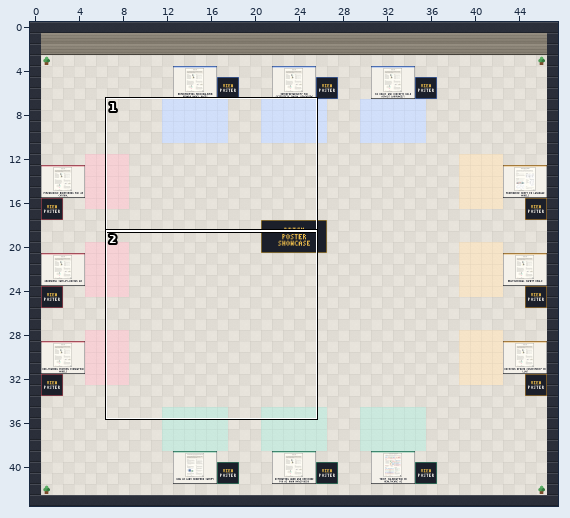
Tiled map (JSON): maps/hall.tmj. The first picture is a wide view before the edit; the outline marks the close-up.
Close-up. Old version:
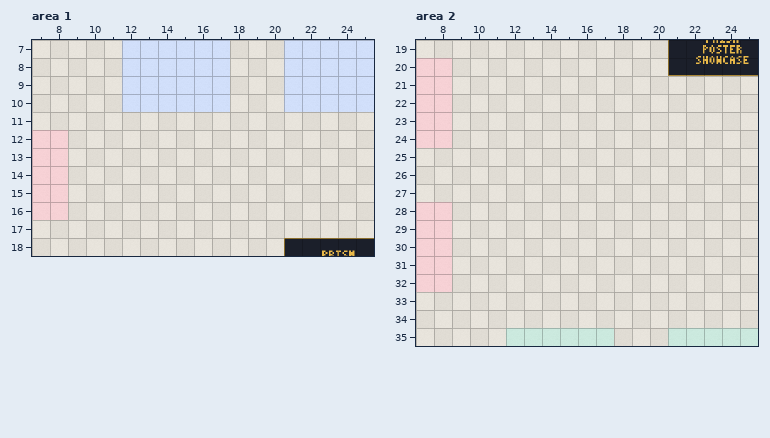
Cells are 32x32 px. Shown: area 1 x 7..25, y 7..18; area 2 x 7..25, y 19..35. The commit also changed other parts of the map, which this record leaves out.
After:
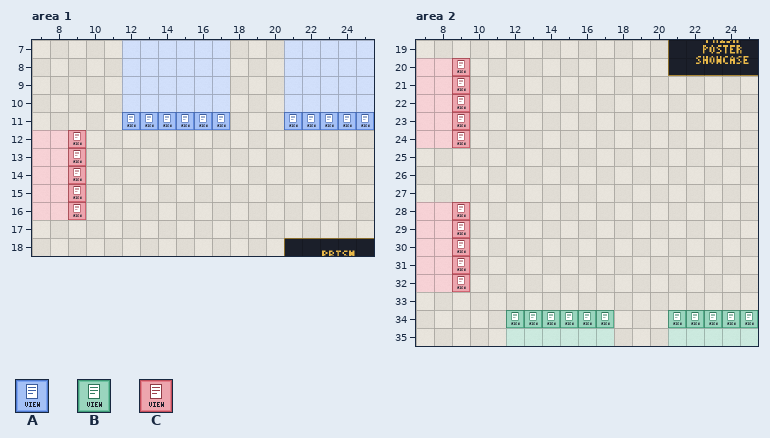
Key: from "prism": A 59, B 61, C 62.
_ is an empty cell.
Diff:
Layer "decor", area 1:
y 11: x 12..17 ______ -> AAAAAA; x 21..25 _____ -> AAAAA
y 12..16: x 9 _ -> C
Layer "decor", area 2:
y 20..24: x 9 _ -> C
y 28..32: x 9 _ -> C
y 34: x 12..17 ______ -> BBBBBB; x 21..25 _____ -> BBBBB
Where, in picture pixels (left, top, right, bottom), the same in both close-ups:
added: (122, 112, 230, 130)
added: (284, 112, 374, 130)
added: (68, 130, 86, 220)
added: (452, 58, 470, 148)
added: (452, 202, 470, 292)
added: (506, 310, 614, 328)
added: (668, 310, 758, 328)
